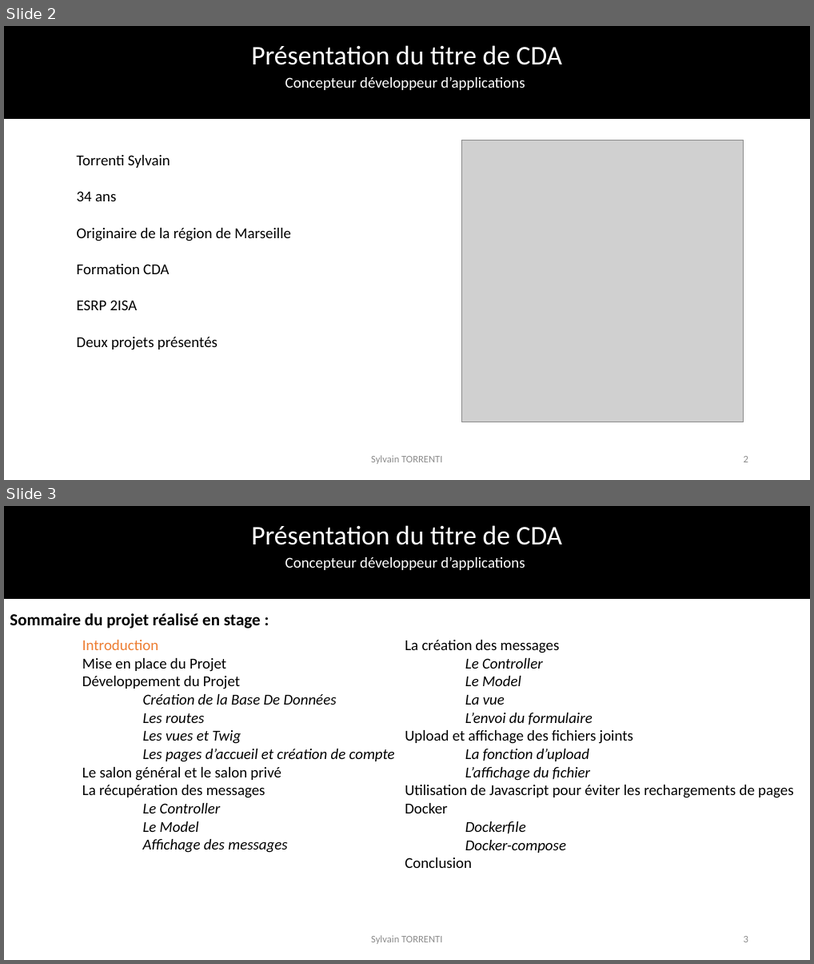
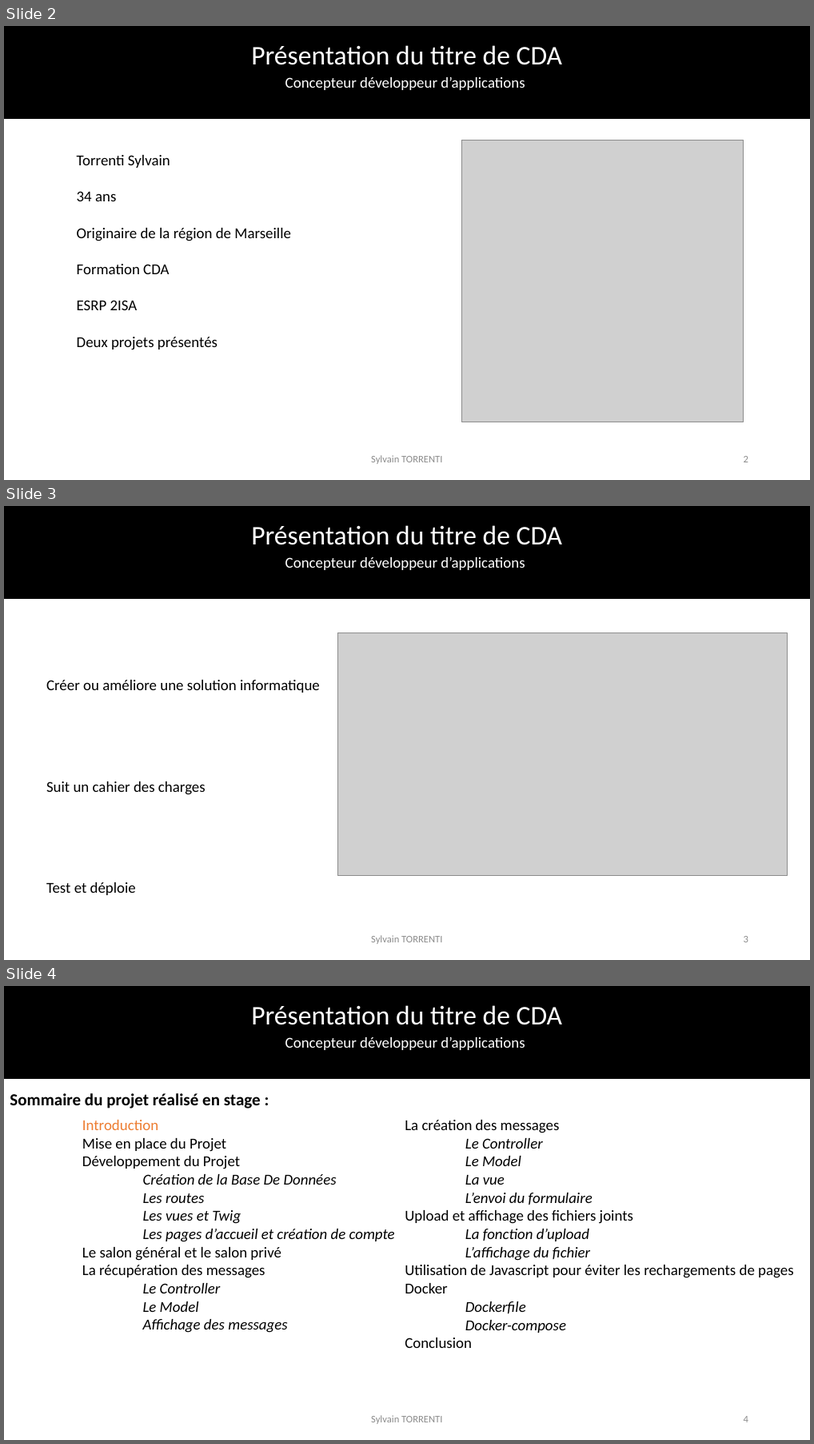
Before and after one commit to SylvainTorrenti/PERSO-Dossier-Projet, a slide deck: Presentation examen final.pptx. Shown one above the other, each under a label of ours: slides 2 and 3 before the commit, slides 2, 3 and 4 after it. The pictures are 814x964 and 814x1444 pixels, drawn with LibreOffice and Linux fonts; fonts in the diff are those of the drawing; grey boxes stand for pictures; background and template pictures are left out. Boxes give left, top, right and bottom in pixels: in the first picture for what was removed or moved away, otherwise in the second. Text is boxed around its words. In the diff, an @@ line names an element or a change of style, - is before the commit and + after.

Commit message:
up

```diff
--- a/Presentation examen final.pptx
+++ b/Presentation examen final.pptx
@@ slide 3 added at [4,506,810,960], background #FFFFFF; not listed: 3 template elements that a slide beside it also shows @@
@@ picture added at [338,632,788,875] @@
@@ text added at [46,680,320,692], 18 pt, text #000000 @@
+Créer ou améliore une solution informatique
@@ text added at [46,781,206,795], 18 pt, text #000000 @@
+Suit un cahier des charges
@@ text added at [46,882,136,895], 18 pt, text #000000 @@
+Test et déploie
@@ text added at [371,935,442,944], 12 pt, text #8C8C8C @@
+Sylvain TORRENTI
@@ page number added at [744,936,749,942], 12 pt, text #8C8C8C @@
+3
@@ what was slide 3 is now slide 4 @@
@@ page number at [744,1416,749,1422]: text changed @@
-3
+4
```
